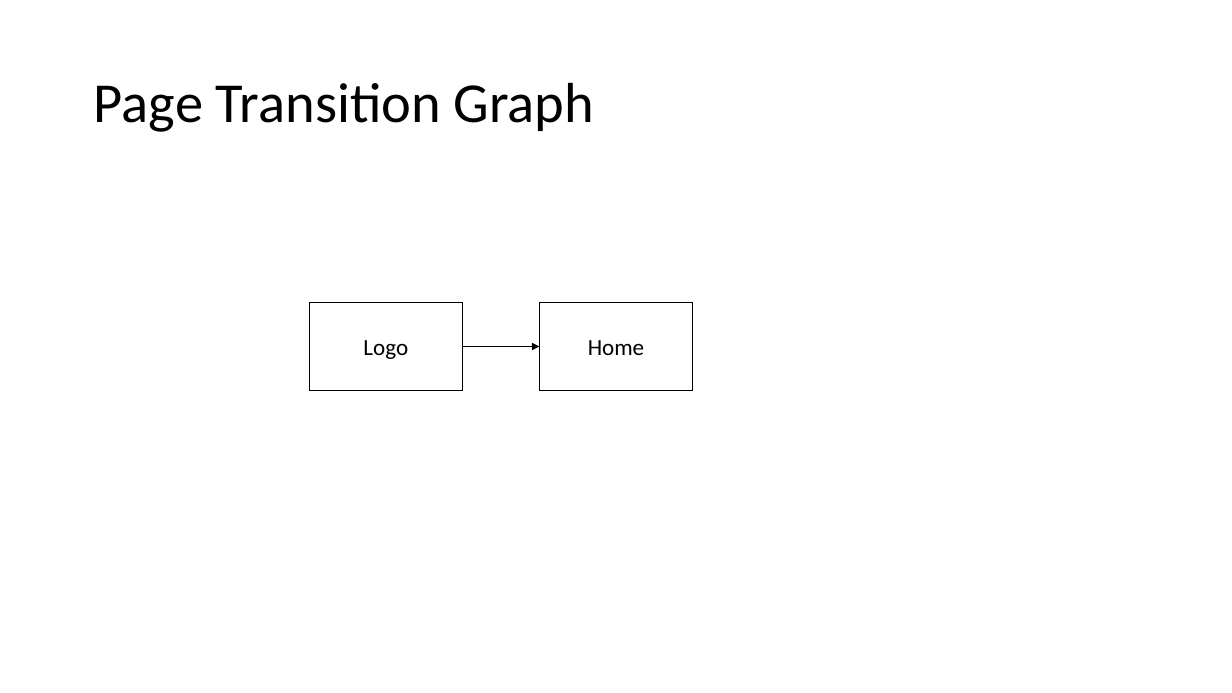
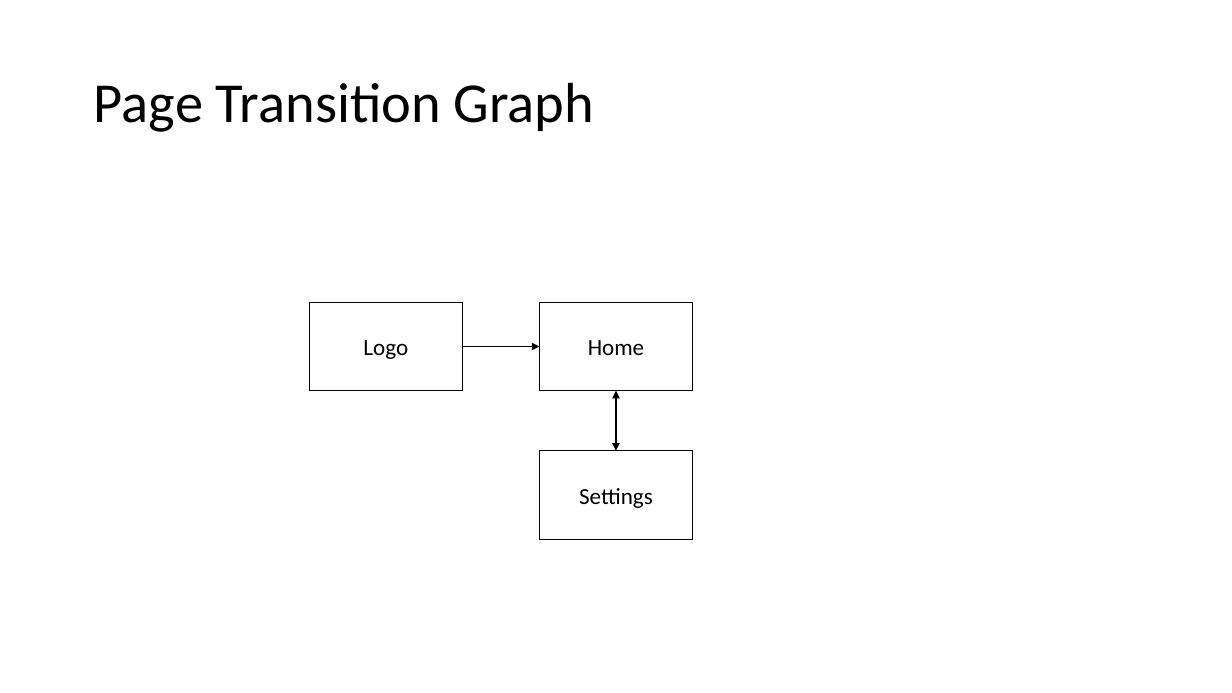
Before and after one commit to wertolf/vocabulary-builder, a slide deck: slide 4 of documentation/diagrams.pptx. Drawn at 1232x693 pixels with LibreOffice and Linux fonts; fonts in the diff are those of the drawing. Boxes give left, top, right and bottom in pixels: in the first picture for what was removed or moved away, otherwise in the second. Text is boxed around its words. In the diff, an @@ line names an element or a change of style, - is before the commit and + after.

```diff
--- a/documentation/diagrams.pptx
+++ b/documentation/diagrams.pptx
@@ double arrow added from (616, 391) to (616, 451), #000000 1.5 pt @@
@@ rectangle added at [540, 451, 693, 540], fill #FFFFFF, outline #000000 1 pt, 18 pt, text #000000 @@
+Settings
```
Also in this commit, not shown: 1 other slide changed, 8 other files.
